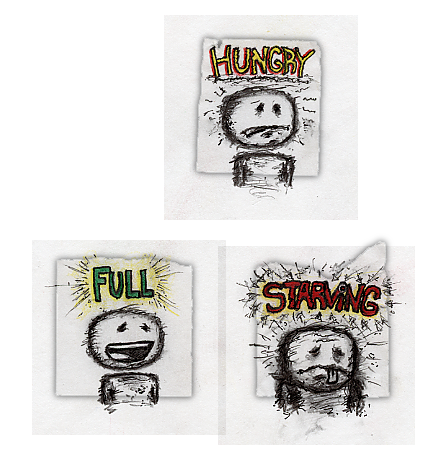
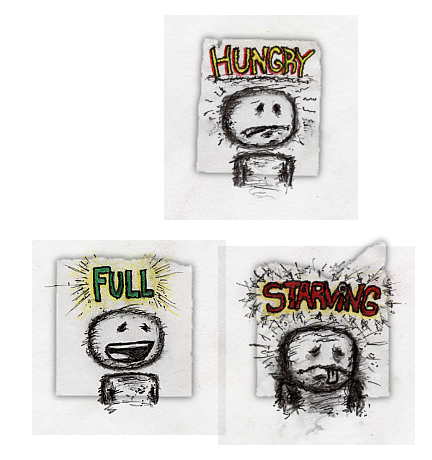
Before/after of a 432x460 layered artwork. What changed in the layer stack:
added layer "Starving Blur" (multiply) above "Starving Orig" over bbox(218, 246, 415, 444)
renamed "Pasted Layer #7" to "Starving Orig", hid it over bbox(218, 246, 415, 444)
added layer "Hungry Blur" (multiply) above "Hungry Orig" over bbox(164, 15, 358, 220)
renamed "Pasted Layer #6" to "Hungry Orig", hid it over bbox(164, 15, 358, 220)
